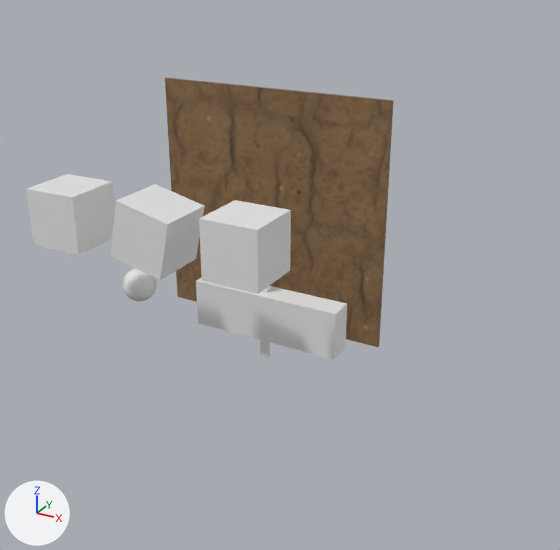
An edit to the glTF model assets/game.glb, drawn before and after from the same camera.
One viewpoint serves both versions: a 50 mm camera at (15.5, -27.4, 10.8) aimed at (2.2, -3.3, -1.2). The axes (+X, +Y, +Z) are drawn at lower left. The lights are the same throughout. Where no turn or scale is listed for an object, it has been applied to the vertices.

The first picture shows 'ground.001', 'hinge_body', 'player', 'pole_1.001', 'pole_1.002', 'pole_1.003'.
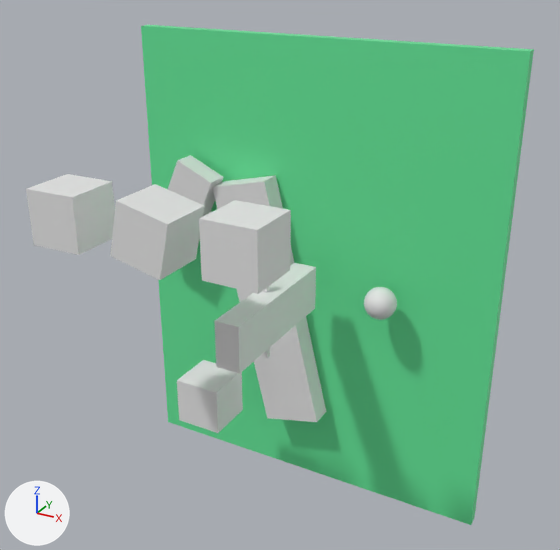
Location of each change, [x1, y1, x2, y2] in pixels of the pictures (560 x 550 px):
'ground', added (green): after [141, 25, 534, 525]
'ground.001', surface changed, reshaped, moved, turned, rescaled: before [165, 78, 394, 347]; after [168, 155, 224, 241]
'hinge_body', turned: before [196, 277, 347, 360]; after [215, 263, 316, 374]
'hinge_body.002', added: after [212, 175, 326, 422]
'hinge_body.003', added: after [177, 360, 243, 433]
'player', moved: before [123, 268, 157, 301]; after [364, 287, 397, 320]

Edits to the bpy script that builds the scene:
```text
Change mat_cube:
    remove mat_cube.texture = img_ucupaint_cube_color
    add mat_cube.base_color = (0.131, 0.801, 0.325)  # green #65e79a
Add me_cube:
    me_cube.from_pydata(...)  # a box spanning x -8.2..8.2, y -0.3..0.3, z -10.1..10.1
    me_cube.materials.append(mat_cube)  # green #65e79a
Change ob_ground_001:
    ob_ground_001: bpy.data.objects.new('ground.001', me_cube_003) -> bpy.data.objects.new('ground.001', me_cube_001)
    ob_ground_001.location: (0.0, 0.0, 0.0) -> (-4.11, -0.52, -0.48)
    ob_ground_001.rotation_euler: (3.142, 0.0, 0.0) -> (0.0, 0.417, 0.0)  # degrees (180, 0, 0) -> degrees (0, 24, 0)
    ob_ground_001.scale: (5.18, 0.0717, 5.18) -> (0.931, 0.491, 2.24)
Change ob_player:
    ob_player.location: (-2.83, -5.59, -1.82) -> (5.44, -0.78, -2.75)
Change ob_hinge_body:
    ob_hinge_body.rotation_euler: (0.0, -1.571, 0.0) -> (1.571, -1.571, 0.0)  # degrees (0, -90, 0) -> degrees (90, -90, 0)
Add ob_hinge_body_002:
    ob_hinge_body_002 = bpy.data.objects.new('hinge_body.002', me_cube_001)
    ob_hinge_body_002.location = (0.12, -0.27, -4.21)
    ob_hinge_body_002.rotation_euler = (0.0, -0.238, 0.0)  # degrees (0, -14, 0)
    ob_hinge_body_002.scale = (1.33, 0.491, 5.6)
Add ob_hinge_body_003:
    ob_hinge_body_003 = bpy.data.objects.new('hinge_body.003', me_cube_001)
    ob_hinge_body_003.location = (-1.03, -3.62, -7.49)
Add ob_ground:
    ob_ground = bpy.data.objects.new('ground', me_cube)
    ob_ground.location = (1.65, 0.56, -2.9)
```
